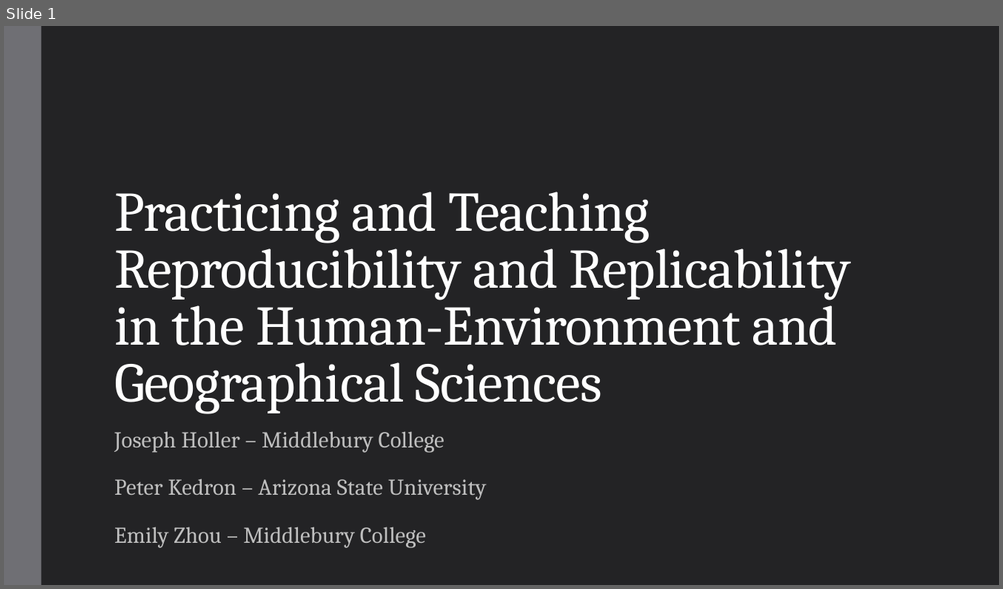
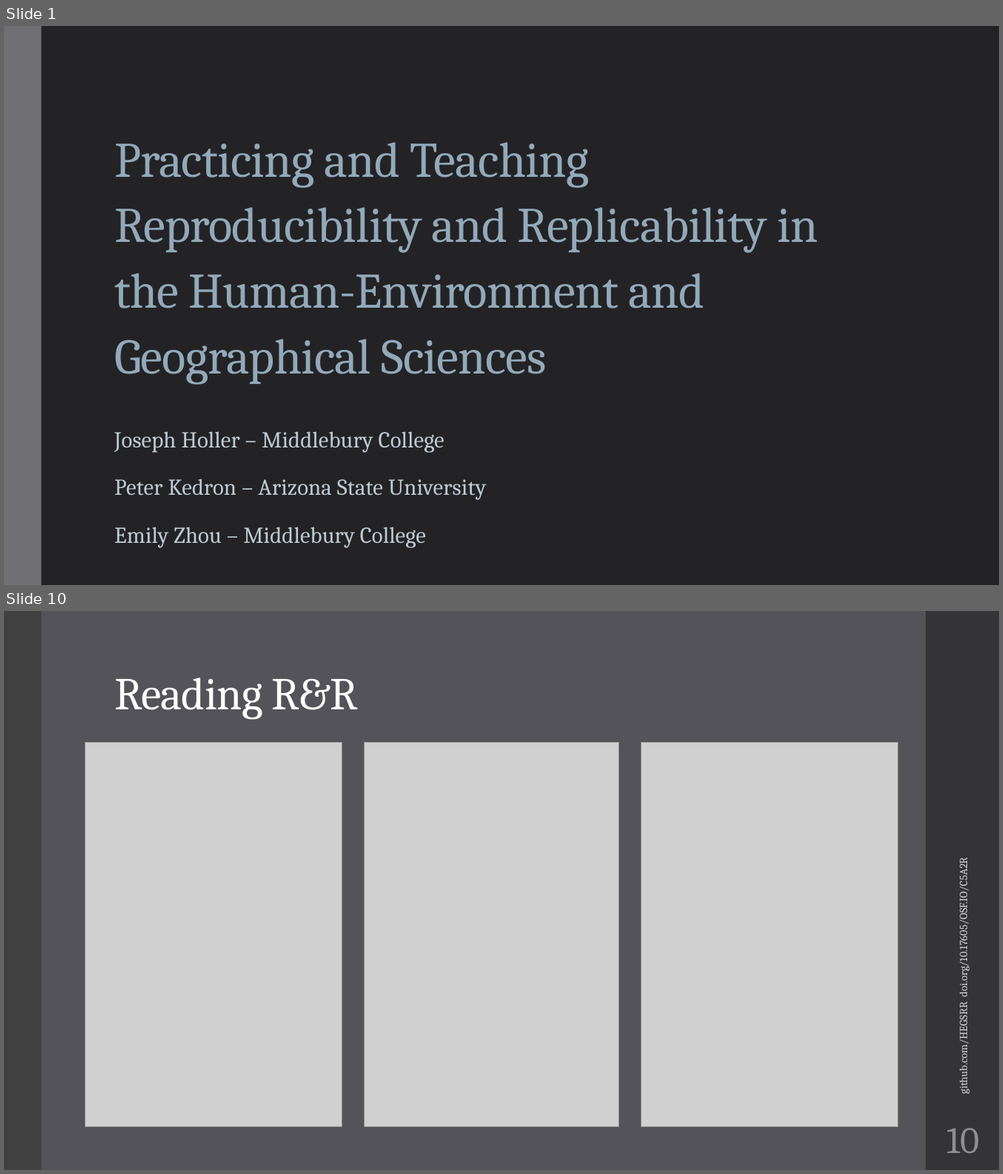
Before and after one commit to HEGSRR/UCGIS-Workshop, a slide deck: 01_Introduction.pptx. Shown one above the other, each under a label of ours: slide 1 before the commit, slides 1 and 10 after it; the slides between them are not shown. The pictures are 1003x589 and 1003x1174 pixels, drawn with LibreOffice and Linux fonts; fonts in the diff are those of the drawing; grey boxes stand for pictures. Boxes give left, top, right and bottom in pixels: in the first picture for what was removed or moved away, otherwise in the second. Text is boxed around its words. In the diff, an @@ line names an element or a change of style, - is before the commit and + after.

```diff
--- a/01_Introduction.pptx
+++ b/01_Introduction.pptx
@@ slide 10 added at [4, 611, 999, 1170], background #535359 @@
@@ rectangle added at [4, 611, 41, 1170], fill #404040 @@
@@ rectangle added at [925, 611, 999, 1170], fill #353537 @@
@@ title added at [114, 678, 358, 720], 44 pt, text #FFFFFF @@
+Reading R&R
@@ picture added at [85, 742, 342, 1128] @@
@@ picture added at [364, 742, 619, 1128] @@
@@ picture added at [641, 742, 898, 1128] @@
@@ text added at [956, 871, 970, 1092], 10.5 pt, text #D9D9DB @@
+github.com/HEGSRR doi.org/10.17605/OSF.IO/C5A2R
@@ page number added at [946, 1128, 979, 1153], 36 pt, text #8E8E94 @@
+10
@@ slide 1 changed as well @@
@@ title "Practicing and Teaching Reproducibility and ..." at [114, 142, 817, 385]: size 54 to 48 pt, text colour #FFFFFF to #92A9B9; line spacing 0.85 to 1.1; vertical alignment bottom to middle @@
@@ subtitle "Joseph Holler – Middlebury College" at [114, 432, 486, 548]: text colour #BFBFBF to #BECBD5 @@
```
Also in this commit, not shown: 8 other slides added, 1 slide removed, 2 other files.
